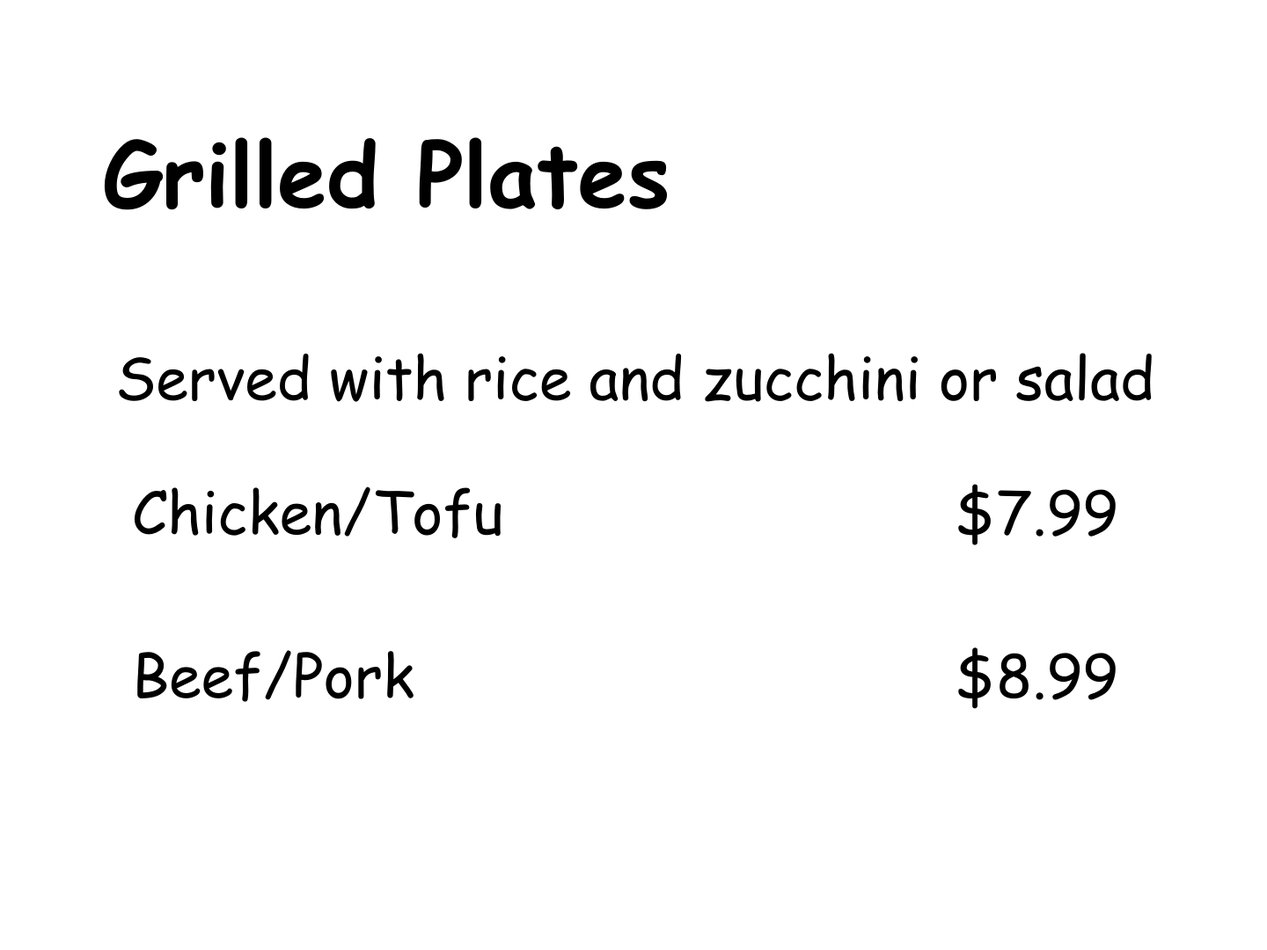
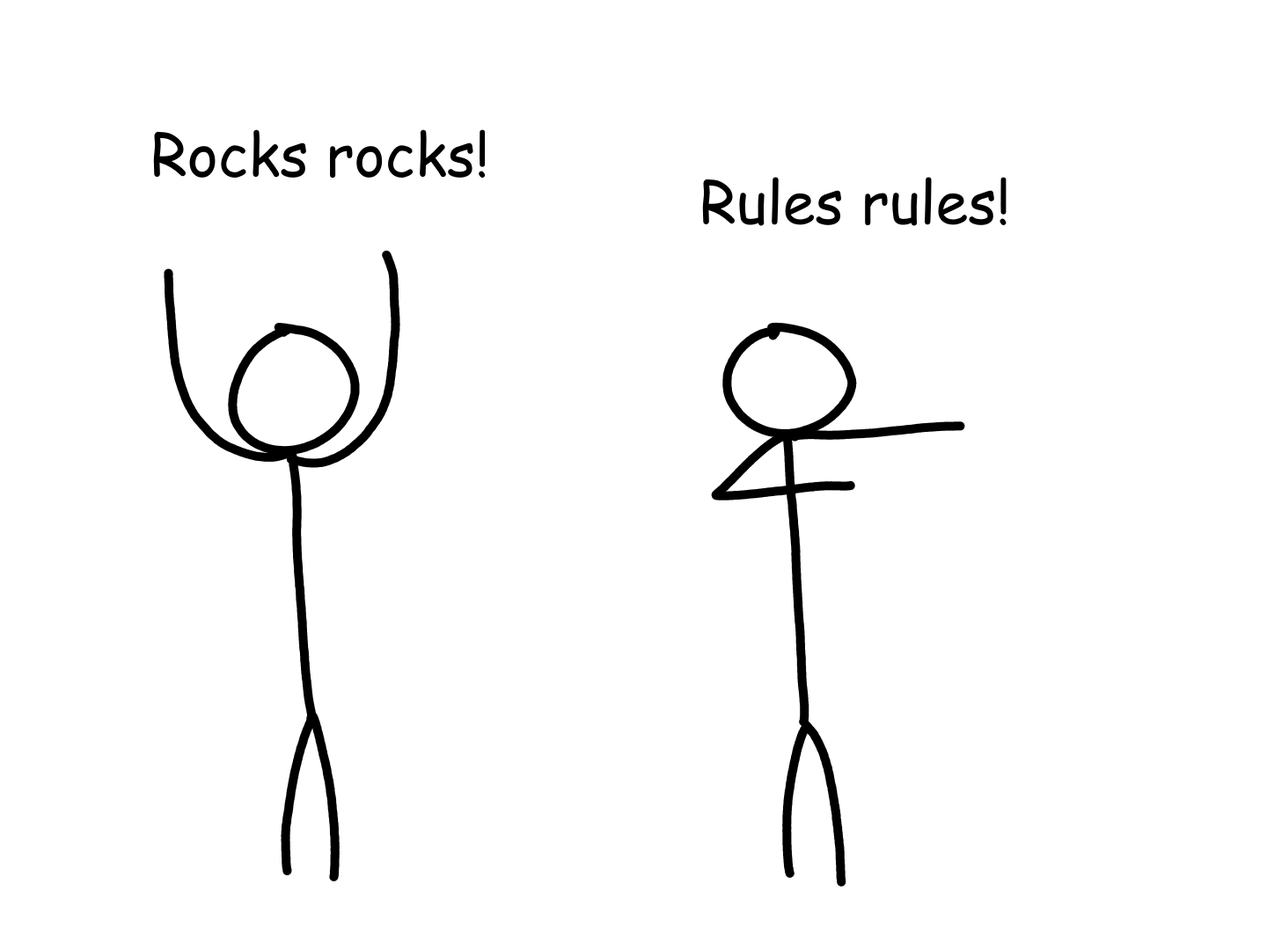
Layered file, before and after one edit (1267x950). Changes by layer:
painted on "Paint Layer 1" over [118, 225, 1014, 887]
